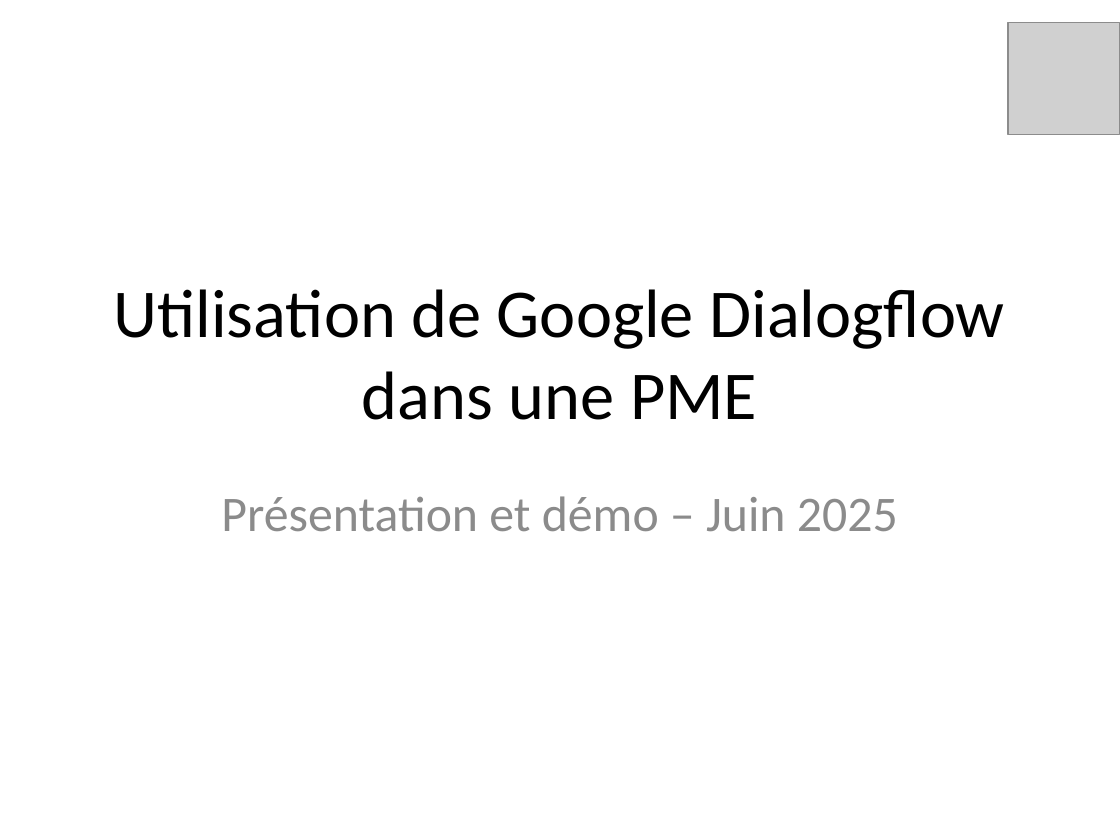
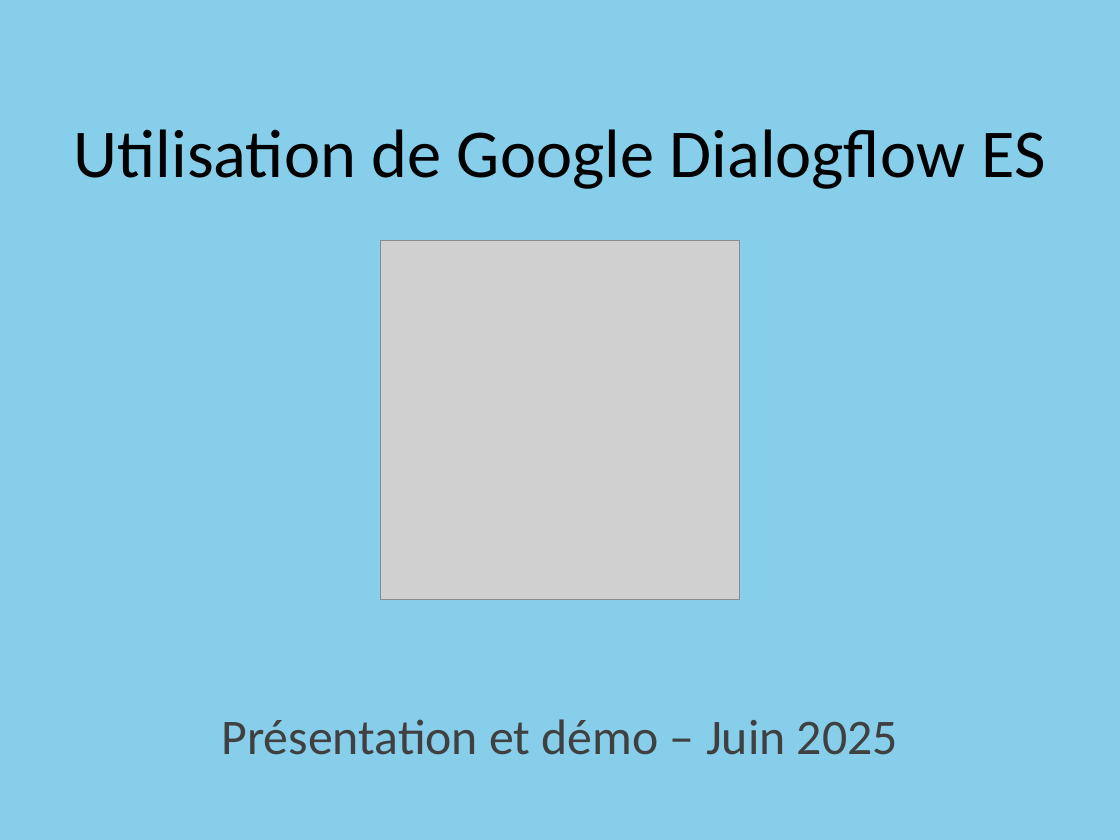
Before and after one commit to Projet-CLD/Google_Dialogflow, a slide deck: slide 1 of Dialogflow_Presentation.pptx. Drawn at 1120x840 pixels with LibreOffice and Linux fonts; fonts in the diff are those of the drawing; grey boxes stand for pictures. Boxes give left, top, right and bottom in pixels: in the first picture for what was removed or moved away, otherwise in the second. Text is boxed around its words. In the diff, an @@ line names an element or a change of style, - is before the commit and + after.

```diff
--- a/Dialogflow_Presentation.pptx
+++ b/Dialogflow_Presentation.pptx
@@ background #FFFFFF to #87CEEA @@
@@ title at <box>74,129,1046,189</box>: text changed @@
-Utilisation de Google Dialogflow dans une PME
+Utilisation de Google Dialogflow ES
@@ picture: place and size @@
-picture at <box>1008,22,1120,134</box>
+picture at <box>380,240,739,599</box>
@@ subtitle "Présentation et démo – Juin ...": place and size @@
-subtitle "Présentation et démo – Juin ..." at <box>221,496,898,531</box>
+subtitle "Présentation et démo – Juin ..." at <box>221,719,898,755</box>
@@ subtitle "Présentation et démo – Juin ..." at <box>221,719,898,755</box>: text colour #8C8C8C to #404040 @@
```
Also in this commit, not shown: 9 other slides changed.
